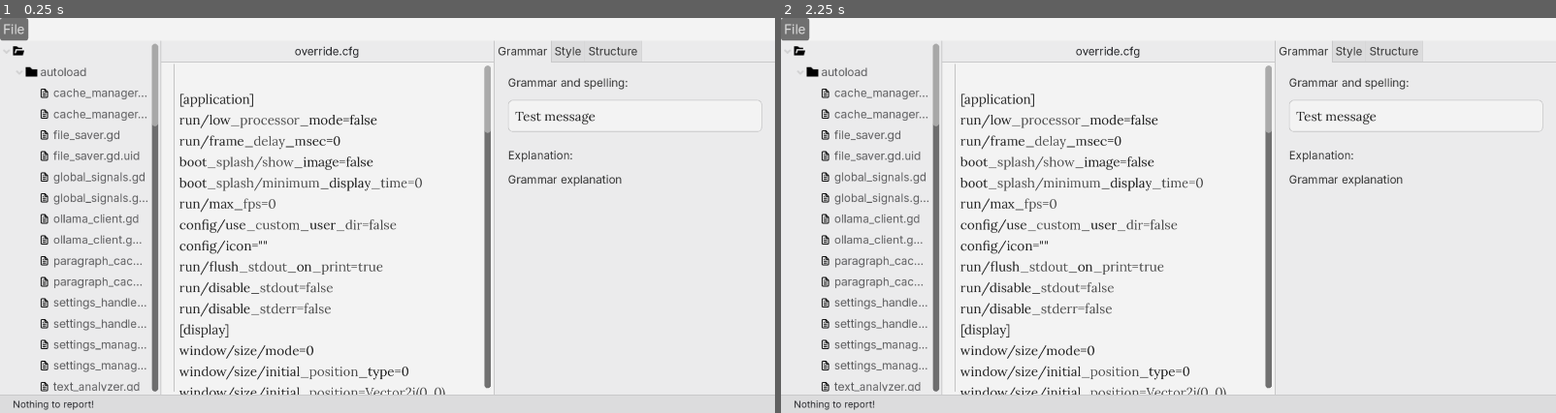
Above: before the commit, frames 1-2 (left to right).
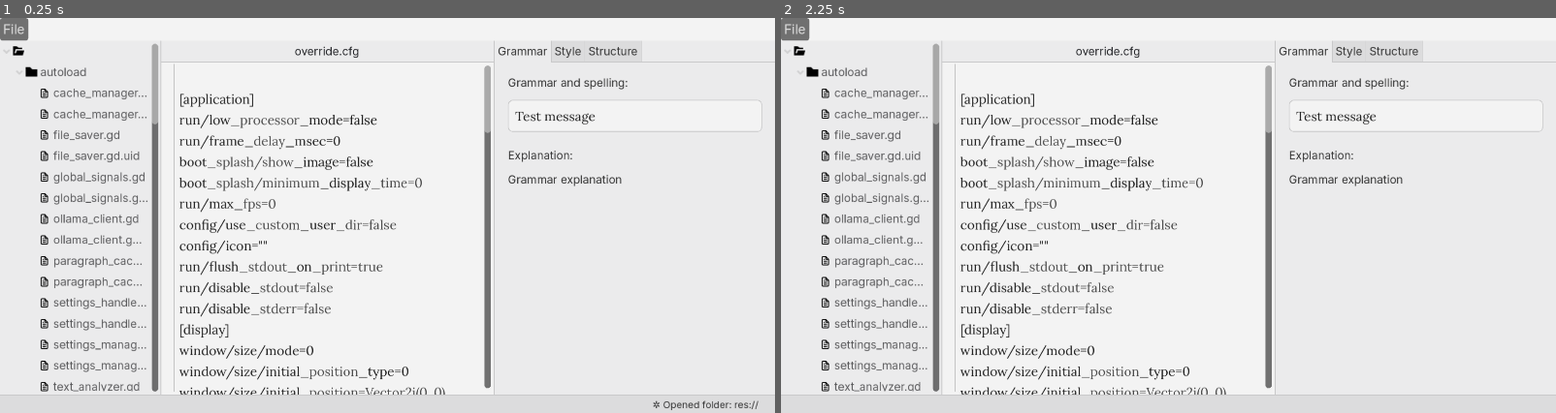
Above: after the commit, the same moments.

Repository: olafjanssen/snorfeld
Game: Godot game, scene res://scenes/editor.tscn
Same seed, same stepped clock (60 frames per second), same inputs: the game is played once before the commit and once after it.
Inputs:
- Up to frame 1 (0.25 s): no input
- Up to frame 2 (2.25 s): tap Enter at 1.25 s; tap Space at 2 s

The runs differ from the first frame. In frame 1, 0.2% of the frame differs, in the area x 1-98%, y 26-100%; in frame 2, 0.1%.
Error before the commit: Parse Error: Expected an expression after "=". (res://scenes/settings/settings_panel.gd:12)

Commit message:
Nice status bar messages

Diff:
--- a/autoload/cache_manager.gd
+++ b/autoload/cache_manager.gd
@@ -23,7 +23,7 @@
 func _on_file_scanned(path: String, paragraphs: Array, file_content: String) -> void:
 	print("[CacheManager] File scanned: %s (paragraphs: %d)" % [path, paragraphs.size()])
 	# Delegate to ParagraphCache
-	# ParagraphCache.queue_paragraphs_for_cache(path, paragraphs, file_content)
+	ParagraphCache.queue_paragraphs_for_cache(path, paragraphs, file_content)
 
 
 # Creates a folder for the given directory
--- a/scenes/editor.tscn
+++ b/scenes/editor.tscn
@@ -6,6 +6,8 @@
 [ext_resource type="Theme" uid="uid://o8gx2nmawf21" path="res://themes/light_theme.tres" id="4"]
 [ext_resource type="PackedScene" uid="uid://qmnxby366n74" path="res://scenes/text_editor.tscn" id="6_eqbpn"]
 [ext_resource type="PackedScene" uid="uid://bmpto71onui3w" path="res://scenes/paragraph_check.tscn" id="7_5lcyj"]
+[ext_resource type="FontFile" uid="uid://n6fo8pgkbo3j" path="res://fonts/Inter-VariableFont_opsz,wght.ttf" id="7_5tm2q"]
+[ext_resource type="Script" uid="uid://dkksr2nukxj3c" path="res://scenes/status_bar.gd" id="8"]
 
 [sub_resource type="ImageTexture" id="ImageTexture_5lcyj"]
 
@@ -85,14 +87,24 @@
 custom_minimum_size = Vector2(0, 22)
 layout_mode = 2
 theme = ExtResource("4")
+alignment = 2
+
+[node name="StatusMessage" type="RichTextLabel" parent="VBoxContainer/PanelContainer/HBoxContainer" unique_id=37567921]
+layout_mode = 2
+theme_override_colors/default_color = Color(0.19215687, 0.19215687, 0.19215687, 1)
+theme_override_fonts/normal_font = ExtResource("7_5tm2q")
+theme_override_font_sizes/normal_font_size = 12
+bbcode_enabled = true
+text = "[pulse freq=1.0 color=#ffffff40 ease=-4.0]✲[/pulse] Nothing to report!"
+fit_content = true
+scroll_active = false
+autowrap_mode = 0
+shortcut_keys_enabled = false
+vertical_alignment = 1
+meta_underlined = false
+hint_underlined = false
+script = ExtResource("8")
 
 [node name="Spacer" type="Control" parent="VBoxContainer/PanelContainer/HBoxContainer" unique_id=1751899859]
-custom_minimum_size = Vector2(12, 0)
+custom_minimum_size = Vector2(16, 0)
 layout_mode = 2
-
-[node name="StatusMessage" type="Label" parent="VBoxContainer/PanelContainer/HBoxContainer" unique_id=37567921]
-layout_mode = 2
-theme = ExtResource("4")
-theme_override_colors/font_color = Color(0.14117648, 0.14509805, 0.16078432, 1)
-theme_override_font_sizes/font_size = 12
-text = "Nothing to report!"
--- a/scenes/settings/settings_panel.gd
+++ b/scenes/settings/settings_panel.gd
@@ -1,15 +1,10 @@
 extends Window
 
 func _ready() -> void:
-	Window.get_focused_window().set_content_scale_factor(2.0)
 	load_llm_settings()
 	$MarginContainer/VBoxContainer/CloseButton.pressed.connect(_on_close_pressed)
 	close_requested.connect(_on_close_requested)
-
-	# Adjust window size to fit content
-	var content_size = $MarginContainer.get_combined_minimum_size()
-	size = content_size + Vector2(32, 32)
-	size =
+	size = Vector2(1024, 760)
 
 
 func load_llm_settings() -> void:
--- /dev/null
+++ b/scenes/status_bar.gd
@@ -0,0 +1,35 @@
+extends RichTextLabel
+
+@export var default_message: String = ""
+@export var display_duration: float = 2.0
+
+var timer: Timer
+var icon_text : String = "[pulse freq=1.0 color=#ffffff40 ease=-4.0]✲[/pulse] "
+
+func _ready():
+	_connect_global_signals()
+
+	timer = Timer.new()
+	timer.timeout.connect(_on_timer_timeout)
+	add_child(timer)
+	text = default_message
+
+func _connect_global_signals():
+	# Folder and file navigation
+	GlobalSignals.folder_opened.connect(_on_folder_opened)
+
+	# File saving
+	GlobalSignals.file_saved.connect(_on_file_saved)
+
+func _on_folder_opened(path: String):
+	_set_status(icon_text + "Opened folder: %s" % path)
+
+func _on_file_saved(path: String):
+	_set_status(icon_text + "Saved: %s" % path)
+
+func _set_status(message: String):
+	text = message
+	timer.start(display_duration)
+
+func _on_timer_timeout():
+	text = default_message
--- a/scenes/text_editor.gd
+++ b/scenes/text_editor.gd
@@ -10,6 +10,6 @@
 func _on_file_selected(path: String):
 	TitleMessage.text = path.get_file() if path else ""
 
-func _on_file_changed(path: String, content: String):
+func _on_file_changed(path: String, _content: String):
 	if path:
 		TitleMessage.text = path.get_file()
Not shown, added: scenes/status_bar.gd.uid
